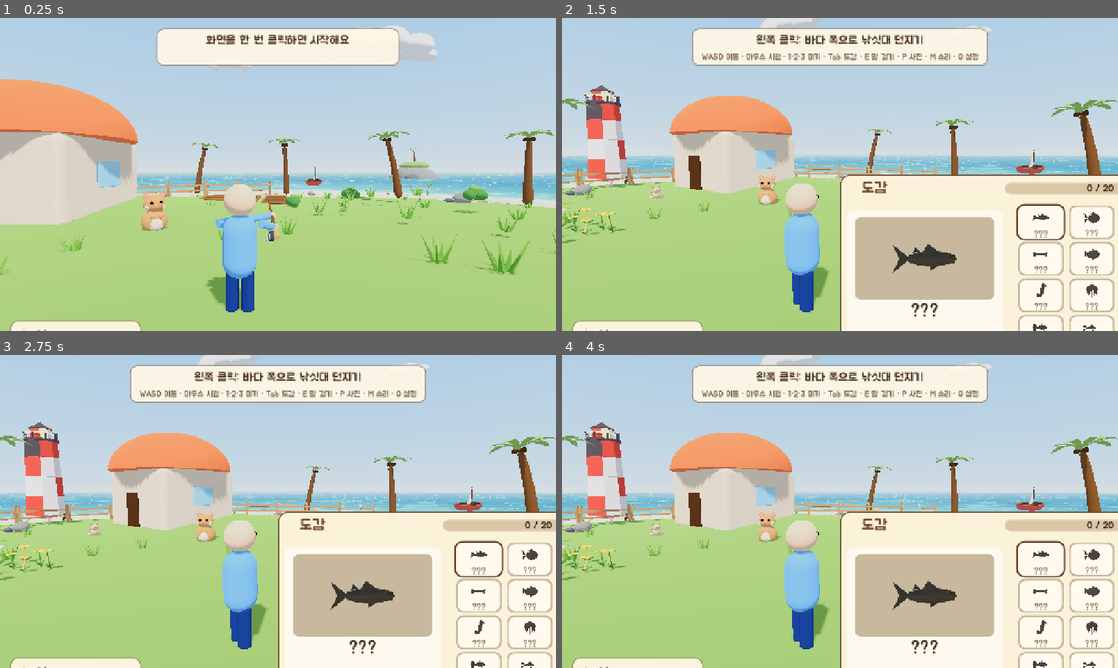
Above: before the commit, frames 1-4 (two rows, left to right).
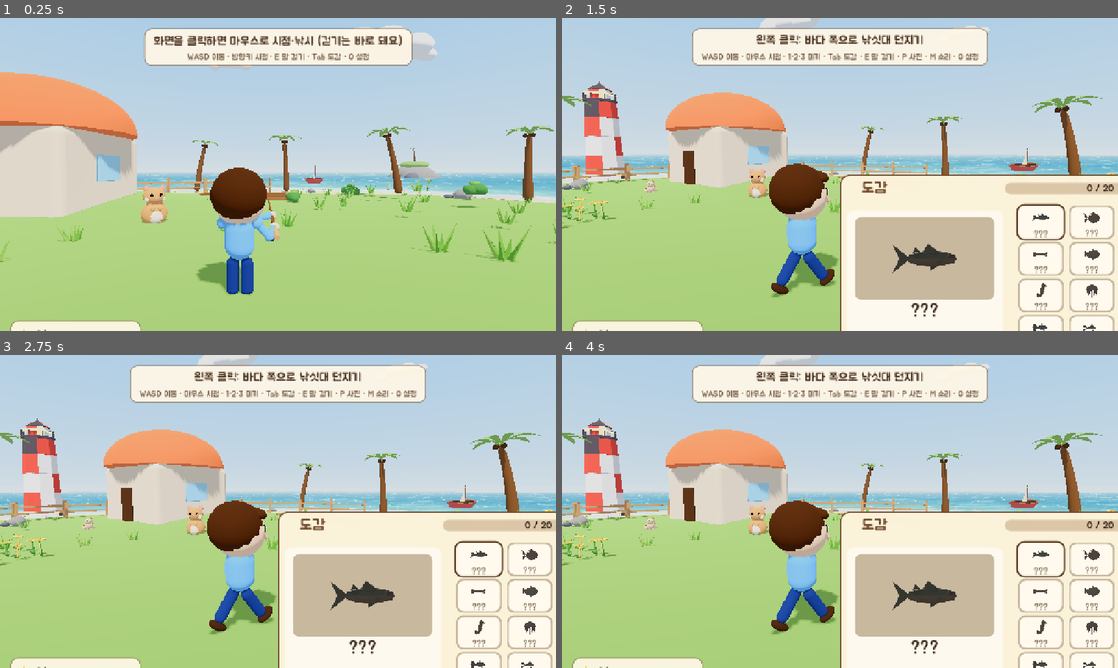
Above: after the commit, the same moments.

Repository: qudrhks36-svg/hanroro-seat-checker
Game: Godot game, scene res://main.tscn
The game is run twice, just before and just after one commit, with the same random seed, the same clock (stepped at 60 frames per second) and the same inputs.
Inputs (mouse positions are in pixels of both pictures, inside the frame that each line leads up to):
- Up to frame 1 (0.25 s): no input
- Up to frame 2 (1.5 s): tap Enter at 0.5 s; move the mouse to (962, 158) at 0.52 s; hold D 0.53-1.28 s; tap E at 0.6 s; click (962, 158) at 0.67 s; move the mouse to (812, 174) at 1.27 s; hold W from 1.28 s (still down); tap Tab at 1.35 s; click (812, 174) at 1.42 s
- Up to frame 3 (2.75 s): keep holding W; tap Space at 2 s; move the mouse to (289, 505) at 2.02 s; tap F at 2.1 s; click (289, 505) at 2.17 s
- Up to frame 4 (4 s): keep holding W; tap Enter at 2.75 s; move the mouse to (834, 517) at 2.77 s; tap 1 at 2.85 s; click (834, 517) at 2.92 s; move the mouse to (878, 514) at 3.52 s; tap 6 at 3.6 s; click (878, 514) at 3.67 s

The runs differ from the first frame. In frame 1, 13% of the frame differs, in the area x 0-100%, y 2-94%; in frame 2, 11%; in frame 3, 11%; in frame 4, 11%.

Commit message:
feat(godot): cuter chibi character with bending arms, move and interact without mouse lock
Co-Authored-By: Claude Sonnet 5.5 <noreply@anthropic.com>

Diff:
--- a/fishing-game/godot/scripts/animals.gd
+++ b/fishing-game/godot/scripts/animals.gd
@@ -268,7 +268,7 @@
 	var tt := t - toast_t0
 	toast.modulate.a = 0.0 if tt > TOAST_HOLD + 0.5 else clampf(tt * 4.0, 0.0, 1.0) * (1.0 - clampf((tt - TOAST_HOLD) / 0.5, 0.0, 1.0))
 	current = -1
-	var free := Game.modal == "" and (Input.mouse_mode == Input.MOUSE_MODE_CAPTURED or assume_captured)
+	var free := Game.modal == ""   # 마우스 잠금 없이도 E가 됨
 	if free:
 		var best := LOOK_DOT
 		for i in list.size():
--- a/fishing-game/godot/scripts/cabin.gd
+++ b/fishing-game/godot/scripts/cabin.gd
@@ -149,7 +149,7 @@
 	var t := Time.get_ticks_msec() / 1000.0
 	var tt := t - toast_t0
 	toast.modulate.a = 0.0 if tt > TOAST_HOLD + 0.5 else clampf(tt * 4.0, 0.0, 1.0) * (1.0 - clampf((tt - TOAST_HOLD) / 0.5, 0.0, 1.0))
-	var free := not busy and Game.modal == "" and (Input.mouse_mode == Input.MOUSE_MODE_CAPTURED or assume_captured)
+	var free := not busy and Game.modal == ""   # 마우스 잠금 없이도 E가 됨
 	current_target = ""
 	var text := ""
 	if free:
--- a/fishing-game/godot/scripts/character.gd
+++ b/fishing-game/godot/scripts/character.gd
@@ -1,8 +1,14 @@
 extends RefCounted
-# 캐릭터 임시 모양 (포팅 10단계, GDD 3번 [확정] 옷장): 둥근 도형(몸통·머리·팔·다리·모자)으로 만든 작은 사람. 옷장 창 미리보기가 씀.
-# 1인칭에서는 몸이 안 보이므로 소매·손은 outfit_view.gd가 따로 만든다. 색은 data/outfits.json.
+# 캐릭터 임시 모양 (포팅 10단계, GDD 3번 [확정] 옷장 + 3인칭): 둥근 도형으로 만든 동글동글한 사람(머리가 크고 몸이 작은 "동물의 숲" 비율).
+# 머리(+머리카락·얼굴), 몸통, 치마 또는 다리+신발, 모자. 옷장 창 미리보기와 3인칭 플레이어 몸(player_body.gd)이 씀. 색은 data/outfits.json.
+# 앞이 -z, 발이 y=0, 키 약 1.8m(모자 빼고). 3인칭 플레이어는 팔을 outfit_view.gd가 낚싯대 쥔 모양으로 따로 그려서 arms=false.
 
 const SKIN := Color(1.0, 0.85, 0.70)
+const HAIR := Color(0.33, 0.21, 0.13)
+const SHOE := Color(0.30, 0.20, 0.14)
+const SHOULDER_Y := 1.12
+const SHOULDER_X := 0.24
+const PLAYER_SCALE := 0.85      # 3인칭 플레이어 몸 크기(player_body.gd). 팔 어깨 자리 계산에도 씀(outfit_view.gd)
 
 static func _mat(c: Color) -> StandardMaterial3D:
 	var m := StandardMaterial3D.new()
@@ -10,11 +16,12 @@
 	m.roughness = 1.0
 	return m
 
-static func _part(parent: Node3D, mesh: Mesh, c: Color, pos: Vector3) -> MeshInstance3D:
+static func _part(parent: Node3D, mesh: Mesh, c: Color, pos: Vector3, sc: Vector3 = Vector3.ONE) -> MeshInstance3D:
 	var mi := MeshInstance3D.new()
 	mi.mesh = mesh
 	mi.material_override = _mat(c)
 	mi.position = pos
+	mi.scale = sc
 	mi.cast_shadow = GeometryInstance3D.SHADOW_CASTING_SETTING_OFF
 	parent.add_child(mi)
 	return mi
@@ -38,51 +45,65 @@
 static func color_of(a: Array) -> Color:
 	return Color(a[0], a[1], a[2])
 
-# 다리: 엉덩이 자리(hip_y)에 축 노드를 두고 모양은 그 아래에 매달아, 축을 x로 돌리면 걷는 다리 흔들림이 됨(player_body.gd). meta "leg" = 좌우(-1/1)
-static func _leg(root: Node3D, mesh: Mesh, c: Color, x: float, hip_y: float, center_y: float) -> void:
+# 다리: 엉덩이 자리(hip_y)에 축 노드를 두고 다리·신발은 그 아래에 매달아, 축을 x로 돌리면 걷는 다리 흔들림이 됨(player_body.gd). meta "leg" = 좌우(-1/1)
+static func _leg(root: Node3D, c: Color, x: float, hip_y: float, r: float) -> void:
 	var pivot := Node3D.new()
 	pivot.position = Vector3(x, hip_y, 0)
 	pivot.set_meta("leg", signf(x))
 	root.add_child(pivot)
-	_part(pivot, mesh, c, Vector3(0, center_y - hip_y, 0))
+	var h := hip_y - 0.1
+	_part(pivot, _capsule(r, h), c, Vector3(0, -h * 0.5, 0))
+	_part(pivot, _sphere(0.1), SHOE, Vector3(0, -hip_y + 0.06, -0.035), Vector3(0.95, 0.62, 1.5))   # 신발
 
-# 발이 y=0에 닿는 키 약 1.8m 캐릭터 (앞이 -z)
 static func build(o: Dictionary, arms: bool = true) -> Node3D:
 	var root := Node3D.new()
 	var top := color_of(o["top"])
 	var bottom := color_of(o["bottom"])
-	_part(root, _capsule(0.26, 0.95), top, Vector3(0, 1.1, 0))   # 몸통
+	var hair: Color = color_of(o["hair"]) if o.has("hair") else HAIR
+	# 몸통
+	_part(root, _capsule(0.21, 0.62), top, Vector3(0, 0.92, 0))
+	_part(root, _sphere(0.13), top, Vector3(0, 1.2, 0), Vector3(1.4, 0.7, 1.0))   # 어깨선
 	if bool(o["dress"]):   # 치마
 		var sk := CylinderMesh.new()
-		sk.top_radius = 0.24
-		sk.bottom_radius = 0.42
-		sk.height = 0.55
-		_part(root, sk, bottom, Vector3(0, 0.62, 0))
+		sk.top_radius = 0.2
+		sk.bottom_radius = 0.37
+		sk.height = 0.42
+		sk.radial_segments = 20
+		_part(root, sk, bottom, Vector3(0, 0.66, 0))
+		for x in [-0.09, 0.09]:
+			_leg(root, SKIN, x, 0.47, 0.055)
+	else:
 		for x in [-0.1, 0.1]:
-			_leg(root, _capsule(0.06, 0.4), SKIN, x, 0.4, 0.2)
-	else:
-		for x in [-0.12, 0.12]:
-			_leg(root, _capsule(0.1, 0.75), bottom, x, 0.78, 0.4)
+			_leg(root, bottom, x, 0.64, 0.085)
 	if arms:   # 팔: 소매 + 손 (3인칭 플레이어는 팔을 outfit_view.gd가 따로 그려서 끔)
-		for x in [-0.34, 0.34]:
-			_part(root, _capsule(0.08, 0.62), top, Vector3(x, 1.1, 0))
-			_part(root, _sphere(0.075), SKIN, Vector3(x, 0.76, 0))
-	_part(root, _sphere(0.24), SKIN, Vector3(0, 1.78, 0))   # 머리
-	for x in [-0.09, 0.09]:
-		_part(root, _sphere(0.03), Color(0.15, 0.1, 0.1), Vector3(x, 1.8, -0.21))
+		for x in [-SHOULDER_X, SHOULDER_X]:
+			_part(root, _capsule(0.07, 0.5), top, Vector3(x * 1.06, 0.93, 0))
+			_part(root, _sphere(0.075), SKIN, Vector3(x * 1.06, 0.64, 0))
+	# 머리: 크고 동그랗게
+	_part(root, _sphere(0.36), SKIN, Vector3(0, 1.45, 0))
+	_part(root, _sphere(0.385), hair, Vector3(0, 1.53, 0.07), Vector3(1.0, 0.95, 1.0))        # 머리카락(뒤·위)
+	_part(root, _sphere(0.2), hair, Vector3(0, 1.69, -0.2), Vector3(1.55, 0.5, 0.75))         # 앞머리
+	for x in [-0.13, 0.13]:
+		_part(root, _sphere(0.05), Color(0.1, 0.08, 0.08), Vector3(x, 1.47, -0.325), Vector3(0.85, 1.25, 0.55))   # 눈
+		_part(root, _sphere(0.016), Color.WHITE, Vector3(x + 0.014, 1.495, -0.347))                                # 눈빛
+		_part(root, _sphere(0.065), Color(1.0, 0.65, 0.65), Vector3(x * 1.6, 1.385, -0.285), Vector3(1.0, 0.65, 0.4))   # 볼
+	_part(root, _sphere(0.04), Color(0.85, 0.45, 0.45), Vector3(0, 1.34, -0.345), Vector3(1.3, 0.45, 0.5))   # 입
 	if o["hat"] != null:
 		var hc := color_of(o["hat"]["color"])
+		var beanie: bool = o["hat"]["shape"] == "beanie"
 		var dome := SphereMesh.new()
 		dome.is_hemisphere = true
-		dome.radius = 0.27 if o["hat"]["shape"] == "beanie" else 0.25
+		dome.radius = 0.43 if beanie else 0.41
 		dome.height = dome.radius
-		dome.radial_segments = 16
-		dome.rings = 6
-		_part(root, dome, hc, Vector3(0, 1.88 if o["hat"]["shape"] == "cap" else 1.9, 0))
-		if o["hat"]["shape"] == "cap":   # 챙
+		dome.radial_segments = 20
+		dome.rings = 8
+		_part(root, dome, hc, Vector3(0, 1.69 if beanie else 1.72, 0.02))
+		if beanie:   # 방울
+			_part(root, _sphere(0.09), hc.lightened(0.25), Vector3(0, 2.14, 0.02))
+		else:   # 챙
 			var brim := CylinderMesh.new()
-			brim.top_radius = 0.2
-			brim.bottom_radius = 0.2
-			brim.height = 0.03
-			_part(root, brim, hc, Vector3(0, 1.9, -0.16))
+			brim.top_radius = 0.24
+			brim.bottom_radius = 0.24
+			brim.height = 0.035
+			_part(root, brim, hc, Vector3(0, 1.74, -0.35))
 	return root
--- a/fishing-game/godot/scripts/dialog.gd
+++ b/fishing-game/godot/scripts/dialog.gd
@@ -95,7 +95,7 @@
 		if m != null and npcs[i]["name"] == "돌쇠":
 			m.visible = _is_present(i)
 	near = -1
-	var free := Game.modal == "" and (Input.mouse_mode == Input.MOUSE_MODE_CAPTURED or test_near >= 0 or assume_captured)
+	var free := Game.modal == ""   # 마우스 잠금 없이도 E가 됨
 	if free:
 		if test_near >= 0:
 			near = test_near
--- a/fishing-game/godot/scripts/far_sea.gd
+++ b/fishing-game/godot/scripts/far_sea.gd
@@ -92,7 +92,7 @@
 	dock_lamp.light_energy = night * 1.0   # 밤엔 뱃머리 등불이 켜짐
 	far_lamp.light_energy = night * 1.0
 
-	var free := not busy and Game.modal == "" and (Input.mouse_mode == Input.MOUSE_MODE_CAPTURED or assume_captured)
+	var free := not busy and Game.modal == ""   # 마우스 잠금 없이도 E가 됨
 	var near := free and _near(FAR_BOAT if active else DOCK_BOAT)
 	prompt.visible = near
 	if debug and near != last_near:
--- a/fishing-game/godot/scripts/farm.gd
+++ b/fishing-game/godot/scripts/farm.gd
@@ -222,7 +222,7 @@
 	toast.modulate.a = 0.0 if tt > TOAST_HOLD + 0.5 else clampf(tt * 4.0, 0.0, 1.0) * (1.0 - clampf((tt - TOAST_HOLD) / 0.5, 0.0, 1.0))
 	current_plot = -1
 	current_action = ""
-	var free := Game.modal == "" and (Input.mouse_mode == Input.MOUSE_MODE_CAPTURED or assume_captured)
+	var free := Game.modal == ""   # 마우스 잠금 없이도 E가 됨
 	if free and not plots_nodes.is_empty():
 		var best := LOOK_DOT
 		for i in plots_nodes.size():
--- a/fishing-game/godot/scripts/fishing_rod.gd
+++ b/fishing-game/godot/scripts/fishing_rod.gd
@@ -412,7 +412,8 @@
 	var a := ""
 	var b := ""
 	if Input.mouse_mode != Input.MOUSE_MODE_CAPTURED:
-		a = "화면을 한 번 클릭하면 시작해요"
+		a = "화면을 클릭하면 마우스로 시점·낚시 (걷기는 바로 돼요)"
+		b = "WASD 이동 · 방향키 시점 · E 말 걸기 · Tab 도감 · O 설정"
 	else:
 		match state:
 			S.IDLE:
--- a/fishing-game/godot/scripts/fruit_trees.gd
+++ b/fishing-game/godot/scripts/fruit_trees.gd
@@ -126,7 +126,7 @@
 	var tt := Time.get_ticks_msec() / 1000.0 - toast_t0
 	toast.modulate.a = 0.0 if tt > TOAST_HOLD + 0.5 else clampf(tt * 4.0, 0.0, 1.0) * (1.0 - clampf((tt - TOAST_HOLD) / 0.5, 0.0, 1.0))
 	current = -1
-	var free := Game.modal == "" and (Input.mouse_mode == Input.MOUSE_MODE_CAPTURED or assume_captured)
+	var free := Game.modal == ""   # 마우스 잠금 없이도 E가 됨
 	if free:
 		var best := LOOK_DOT
 		for i in trees.size():
--- a/fishing-game/godot/scripts/outfit_view.gd
+++ b/fishing-game/godot/scripts/outfit_view.gd
@@ -1,15 +1,21 @@
 extends Node3D
-# 1인칭 소매와 손 (포팅 10단계, GDD 3번 [확정]): 낚싯대를 든 두 손과 팔(소매)을 카메라 아래에 보여준다. 소매 색 = 입은 옷의 윗옷 색.
-# 낚싯대의 손잡이 끝(handle)과 낚싯대 끝(tip)의 카메라 기준 자리에서 손 자리를 계산해, 낚싯대 단계(길이)가 바뀌어도 따라간다.
+# 낚싯대를 쥔 두 팔 (포팅 10단계, GDD 3번 [확정] + 3인칭): 눈(카메라) 아래에서 어깨 → 팔꿈치 → 손으로 이어지는 팔을 낚싯대 손잡이·가운데 자리에 맞춰 그린다.
+# 팔꿈치는 두 마디 IK(윗팔·아랫팔 길이 고정, 팔꿈치는 바깥·아래로 꺾임). 낚싯대가 너무 멀면 팔이 쭉 펴짐. 소매 색 = 입은 옷의 윗옷 색.
+# 낚싯대의 손잡이 끝(rod_model)과 끝(tip)은 눈 기준 자리라 낚싯대 단계(길이)가 바뀌어도 따라간다.
 
 const Game := preload("res://scripts/game_state.gd")
 const CharacterScript := preload("res://scripts/character.gd")
+const PlayerScript := preload("res://scripts/player.gd")
+const PlayerBodyScript := preload("res://scripts/player_body.gd")
+
+const UPPER := 0.22          # 윗팔 길이
+const FORE := 0.22           # 아랫팔 길이
+const ARM_R := 0.05
 
 var fishing
 var sleeve_mat: StandardMaterial3D
 var hand_mat: StandardMaterial3D
-var arms: Array = []      # {mesh, grip(막대 위 비율), from(화면 밖 시작점)}
-var hands: Array = []
+var arms: Array = []         # {upper, fore, shoulder, elbow, hand, grip(막대 위 비율), side, from}
 var shown_outfit := -1
 
 func setup(fishing_node) -> void:
@@ -19,30 +25,53 @@
 	hand_mat = StandardMaterial3D.new()
 	hand_mat.roughness = 1.0
 	hand_mat.albedo_color = CharacterScript.SKIN
-	# 오른손은 손잡이 가까이, 왼손은 낚싯대 가운데쯤. 팔은 어깨(눈 기준 아래 0.3, 좌우 0.26)에서 시작(3인칭)
-	for spec in [[0.22, Vector3(0.26, -0.30, 0.0)], [0.5, Vector3(-0.26, -0.30, 0.0)]]:
-		var arm := MeshInstance3D.new()
-		var cm := CylinderMesh.new()
-		cm.top_radius = 0.045
-		cm.bottom_radius = 0.055
-		cm.height = 1.0
-		cm.radial_segments = 10
-		arm.mesh = cm
-		arm.material_override = sleeve_mat
-		arm.cast_shadow = GeometryInstance3D.SHADOW_CASTING_SETTING_OFF
-		add_child(arm)
-		var hand := MeshInstance3D.new()
-		var sm := SphereMesh.new()
-		sm.radius = 0.05
-		sm.height = 0.1
-		sm.radial_segments = 12
-		sm.rings = 6
-		hand.mesh = sm
-		hand.material_override = hand_mat
-		hand.cast_shadow = GeometryInstance3D.SHADOW_CASTING_SETTING_OFF
-		add_child(hand)
-		arms.append({"mesh": arm, "grip": spec[0], "from": spec[1]})
-		hands.append(hand)
+	# 어깨 자리(눈 기준): 몸 모델의 어깨 높이에서 눈 높이를 뺀 값. 오른손은 손잡이 가까이, 왼손은 낚싯대 가운데쯤.
+	var sy: float = CharacterScript.SHOULDER_Y * CharacterScript.PLAYER_SCALE - (PlayerBodyScript.FOOT + PlayerScript.EYE_HEIGHT)
+	var sx: float = CharacterScript.SHOULDER_X * CharacterScript.PLAYER_SCALE
+	for spec in [[0.22, 1.0], [0.5, -1.0]]:
+		var side: float = spec[1]
+		arms.append({
+			"upper": _cyl(), "fore": _cyl(), "shoulder": _ball(ARM_R * 1.5, sleeve_mat), "elbow": _ball(ARM_R * 1.1, sleeve_mat),
+			"hand": _ball(0.062, hand_mat), "grip": spec[0], "side": side, "from": Vector3(side * sx, sy, 0.0),
+		})
+
+func _cyl() -> MeshInstance3D:
+	var mi := MeshInstance3D.new()
+	var cm := CylinderMesh.new()
+	cm.top_radius = ARM_R
+	cm.bottom_radius = ARM_R
+	cm.height = 1.0
+	cm.radial_segments = 12
+	mi.mesh = cm
+	mi.material_override = sleeve_mat
+	mi.cast_shadow = GeometryInstance3D.SHADOW_CASTING_SETTING_OFF
+	add_child(mi)
+	return mi
+
+func _ball(r: float, m: Material) -> MeshInstance3D:
+	var mi := MeshInstance3D.new()
+	var sm := SphereMesh.new()
+	sm.radius = r
+	sm.height = r * 2.0
+	sm.radial_segments = 12
+	sm.rings = 6
+	mi.mesh = sm
+	mi.material_override = m
+	mi.cast_shadow = GeometryInstance3D.SHADOW_CASTING_SETTING_OFF
+	add_child(mi)
+	return mi
+
+# 점 a에서 b까지 막대(길이 1짜리 원기둥)를 뻗는다
+func _seg(mi: Node3D, a: Vector3, b: Vector3, len_scale: float = 1.0) -> void:
+	var d := b - a
+	var len := d.length()
+	if len < 0.0001:
+		return
+	var up := d / len
+	var ref := Vector3.RIGHT if absf(up.dot(Vector3.RIGHT)) < 0.9 else Vector3.FORWARD
+	var x := up.cross(ref).normalized()
+	var z := x.cross(up)
+	mi.transform = Transform3D(Basis(x, up * len, z), (a + b) * 0.5)
 
 func _process(_delta: float) -> void:
 	if fishing == null or fishing.rod_model == null:
@@ -52,15 +81,24 @@
 		sleeve_mat.albedo_color = CharacterScript.color_of(Game.outfits[Game.outfit]["top"])
 	var handle: Vector3 = fishing.rod_model.position
 	var tip: Vector3 = fishing.tip.position
-	for k in arms.size():
-		var a: Dictionary = arms[k]
-		var grip: Vector3 = handle.lerp(tip, float(a["grip"]))
-		var from: Vector3 = a["from"]
-		var d: Vector3 = grip - from
-		var len := d.length()
-		var up := d / len
-		var ref := Vector3.RIGHT if absf(up.dot(Vector3.RIGHT)) < 0.9 else Vector3.FORWARD
-		var x := up.cross(ref).normalized()
-		var z := x.cross(up)
-		(a["mesh"] as Node3D).transform = Transform3D(Basis(x, up * len, z), (from + grip) * 0.5)
-		(hands[k] as Node3D).position = grip
+	for a in arms:
+		var s: Vector3 = a["from"]
+		var g: Vector3 = handle.lerp(tip, float(a["grip"]))
+		var d := g - s
+		var dist := d.length()
+		var dir := d / maxf(dist, 0.0001)
+		var reach := UPPER + FORE
+		var elbow: Vector3
+		if dist >= reach * 0.999:   # 너무 멀면 쭉 펴고, 손이 거기까지 가게 마디를 늘림
+			elbow = s + dir * (dist * UPPER / reach)
+		else:   # 두 마디 IK: 코사인 법칙으로 팔꿈치 자리, 바깥·아래·뒤쪽으로 꺾음
+			var along := (dist * dist + UPPER * UPPER - FORE * FORE) / (2.0 * dist)
+			var height := sqrt(maxf(UPPER * UPPER - along * along, 0.0))
+			var pole := Vector3(float(a["side"]) * 0.6, -1.0, 0.35)
+			pole = (pole - dir * pole.dot(dir)).normalized()
+			elbow = s + dir * along + pole * height
+		_seg(a["upper"], s, elbow)
+		_seg(a["fore"], elbow, g)
+		(a["shoulder"] as Node3D).position = s
+		(a["elbow"] as Node3D).position = elbow
+		(a["hand"] as Node3D).position = g
--- a/fishing-game/godot/scripts/player.gd
+++ b/fishing-game/godot/scripts/player.gd
@@ -8,7 +8,8 @@
 const SPEED := 4.0
 const GRAVITY := 20.0
 const MOUSE_SENS := 0.1          # 도/픽셀
-const EYE_HEIGHT := 0.42
+const ARROW_TURN := 100.0         # 방향키 시점 도는 빠르기(도/초)
+const EYE_HEIGHT := 0.22
 const VIEW_BACK := 3.2           # 3인칭 카메라: 눈에서 뒤로
 const VIEW_SIDE := 0.55          # 오른쪽으로
 const VIEW_UP := 0.35            # 위로
@@ -63,9 +64,15 @@
 
 func _physics_process(delta: float) -> void:
 	var dir := test_walk
-	if Input.mouse_mode == Input.MOUSE_MODE_CAPTURED:
-		dir.x += (1.0 if Input.is_physical_key_pressed(KEY_D) else 0.0) - (1.0 if Input.is_physical_key_pressed(KEY_A) else 0.0)
-		dir.y += (1.0 if Input.is_physical_key_pressed(KEY_W) else 0.0) - (1.0 if Input.is_physical_key_pressed(KEY_S) else 0.0)
+	# 걷기(WASD)와 방향키 시점은 마우스 잠금이 없어도 바로 된다(브라우저는 마우스 잠금에 클릭이 한 번 필요하므로 그 전에도 움직일 수 있게). 창이 열리면 시간이 멈춰 이 함수가 안 돌아감.
+	dir.x += (1.0 if Input.is_physical_key_pressed(KEY_D) else 0.0) - (1.0 if Input.is_physical_key_pressed(KEY_A) else 0.0)
+	dir.y += (1.0 if Input.is_physical_key_pressed(KEY_W) else 0.0) - (1.0 if Input.is_physical_key_pressed(KEY_S) else 0.0)
+	var turn_x := (1.0 if Input.is_physical_key_pressed(KEY_LEFT) else 0.0) - (1.0 if Input.is_physical_key_pressed(KEY_RIGHT) else 0.0)
+	var turn_y := (1.0 if Input.is_physical_key_pressed(KEY_UP) else 0.0) - (1.0 if Input.is_physical_key_pressed(KEY_DOWN) else 0.0)
+	if turn_x != 0.0 or turn_y != 0.0:
+		rotate_y(deg_to_rad(turn_x * ARROW_TURN * delta))
+		pitch = clampf(pitch + turn_y * ARROW_TURN * 0.6 * delta, -80.0, 80.0)
+		cam.rotation_degrees.x = pitch
 	dir = dir.limit_length(1.0)
 	var move := (global_transform.basis.x * dir.x + -global_transform.basis.z * dir.y) * SPEED
 	velocity.x = move.x
--- a/fishing-game/godot/scripts/player_body.gd
+++ b/fishing-game/godot/scripts/player_body.gd
@@ -6,7 +6,7 @@
 const Game := preload("res://scripts/game_state.gd")
 const CharacterScript := preload("res://scripts/character.gd")
 
-const BODY_SCALE := 0.8
+const BODY_SCALE := CharacterScript.PLAYER_SCALE
 const FOOT := 1.02          # 플레이어(캡슐) 중심에서 발까지
 
 var player: CharacterBody3D
--- a/fishing-game/godot/scripts/sea_events.gd
+++ b/fishing-game/godot/scripts/sea_events.gd
@@ -91,7 +91,7 @@
 	if gem != null:
 		gem.position.y = 0.55 + 0.08 * sin(bottle_bob * 3.0)
 		gem.global_rotate(Vector3.UP, deg_to_rad(90.0) * delta)   # 월드 Y축으로 돎
-	var near := Game.modal == "" and (Input.mouse_mode == Input.MOUSE_MODE_CAPTURED or assume_captured) and _reachable()
+	var near := Game.modal == "" and _reachable()   # 마우스 잠금 없이도 E가 됨
 	prompt.visible = near
 
 func _reachable() -> bool:
Not shown, changed: fishing-game/changelog/2026-10-12.md
Not shown, changed: fishing-game/docs/GDD.md
